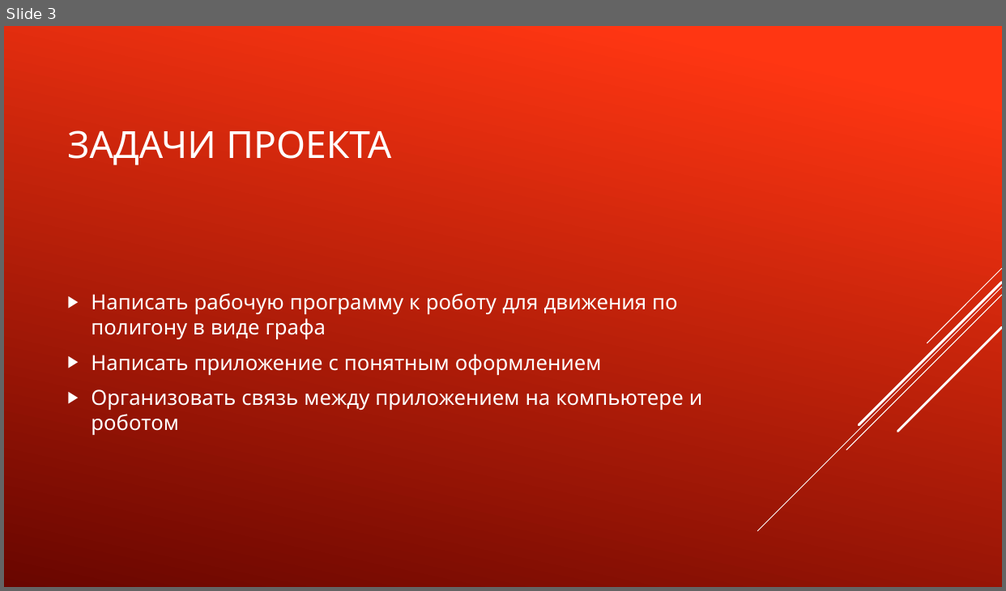
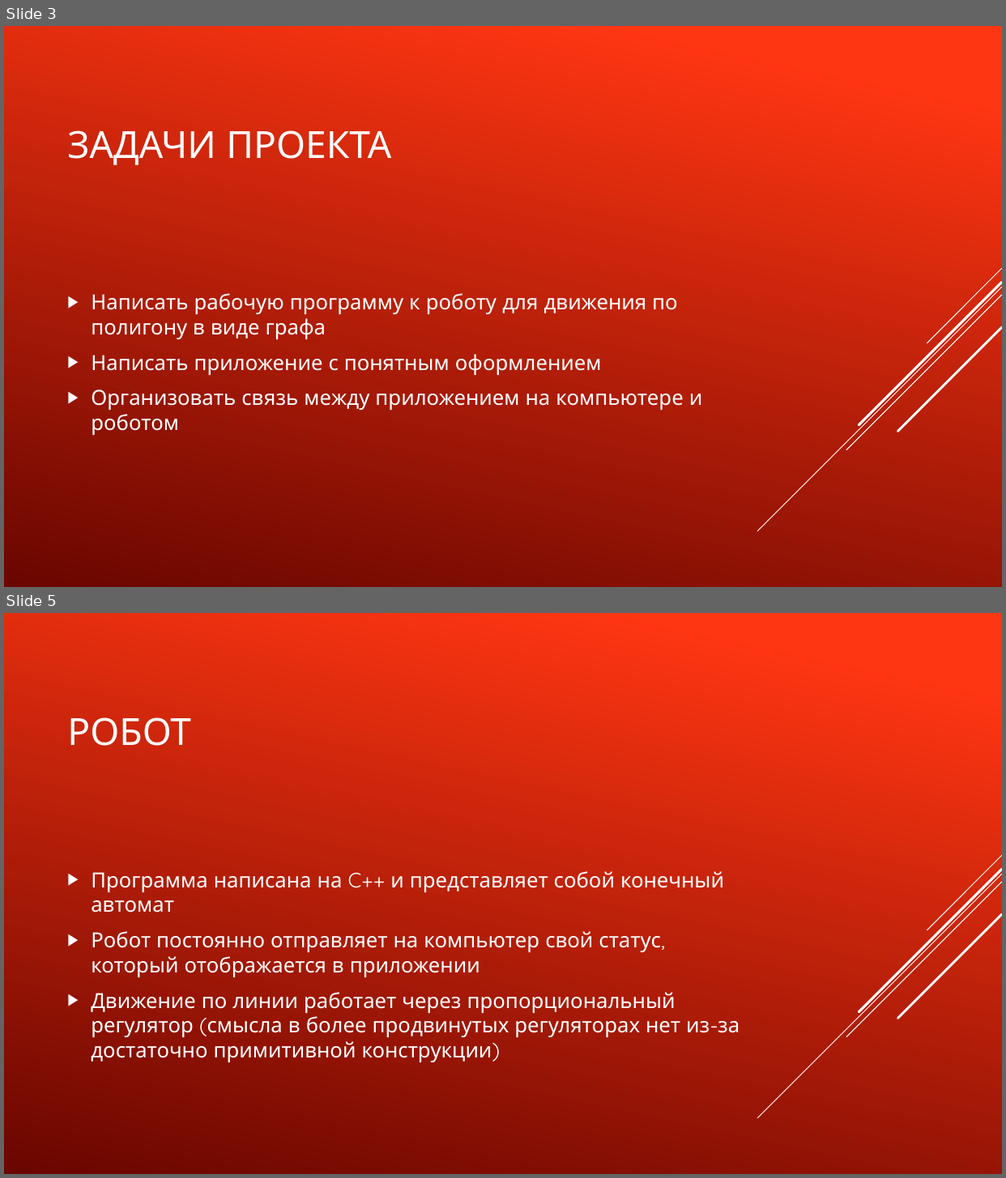
Before and after one commit to TransoChel/ProjectRobotLogistic, a slide deck: Проект «Робот-логист».pptx. Shown one above the other, each under a label of ours: slide 3 before the commit, slides 3 and 5 after it; the slides between them are not shown. The pictures are 1006x591 and 1006x1178 pixels, drawn with LibreOffice and Linux fonts; fonts in the diff are those of the drawing. Boxes give left, top, right and bottom in pixels: in the first picture for what was removed or moved away, otherwise in the second. Text is boxed around its words. In the diff, an @@ line names an element or a change of style, - is before the commit and + after.

```diff
--- a/Проект «Робот-логист».pptx
+++ b/Проект «Робот-логист».pptx
@@ slide 5 added at box(4, 613, 1002, 1174), background gradient #FF3712 to #6A0600; not listed: 5 template elements that a slide beside it also shows @@
@@ title added at box(67, 717, 191, 746), 36 pt, text #FFFFFF @@
+РОБОТ
@@ text added at box(91, 871, 739, 1063), 20 pt, text #FFFFFF @@
+▶ Программа написана на C++ и представляет собой конечный автомат
+▶ Робот постоянно отправляет на компьютер свой статус, который отображается в приложении
+▶ Движение по линии работает через пропорциональный регулятор (смысла в более продвинутых регуляторах нет из-за достаточно примитивной конструкции)
```
Also in this commit, not shown: 3 slides changed, 4 other slides added, 1 slide removed, 5 other files.
